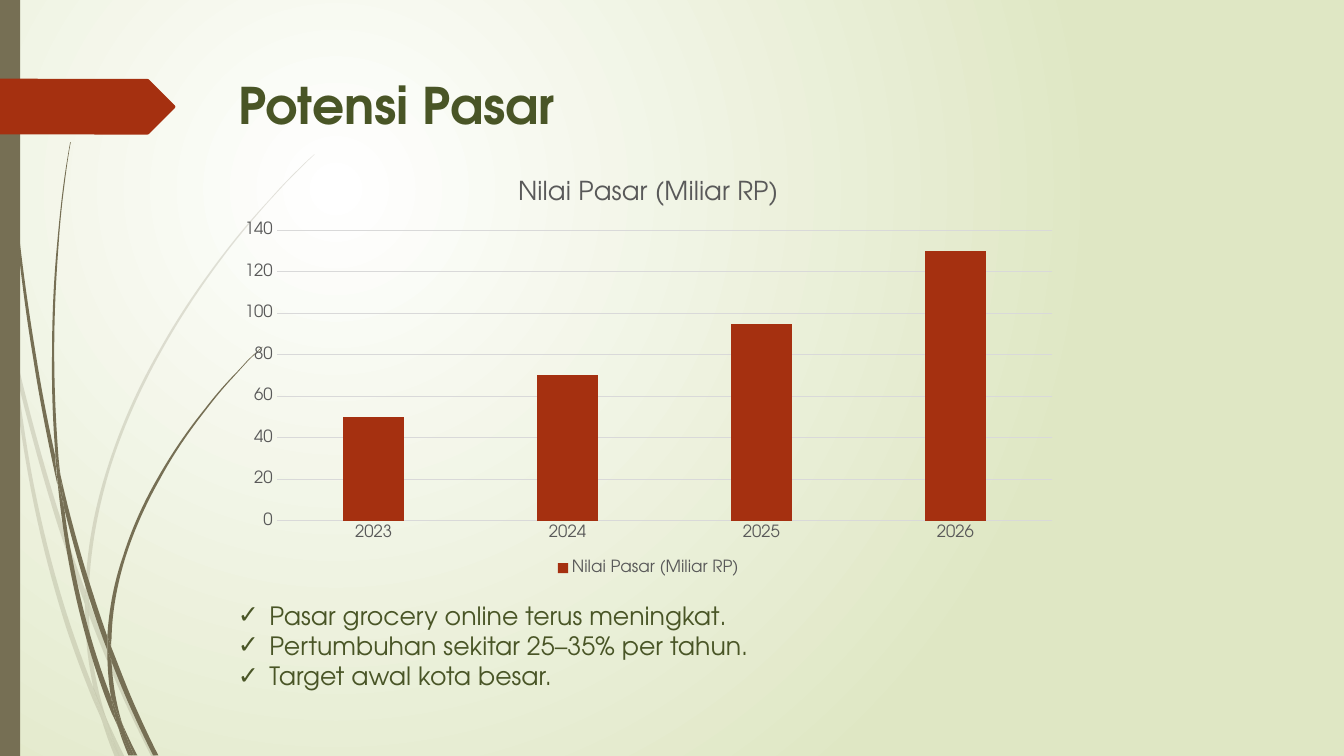
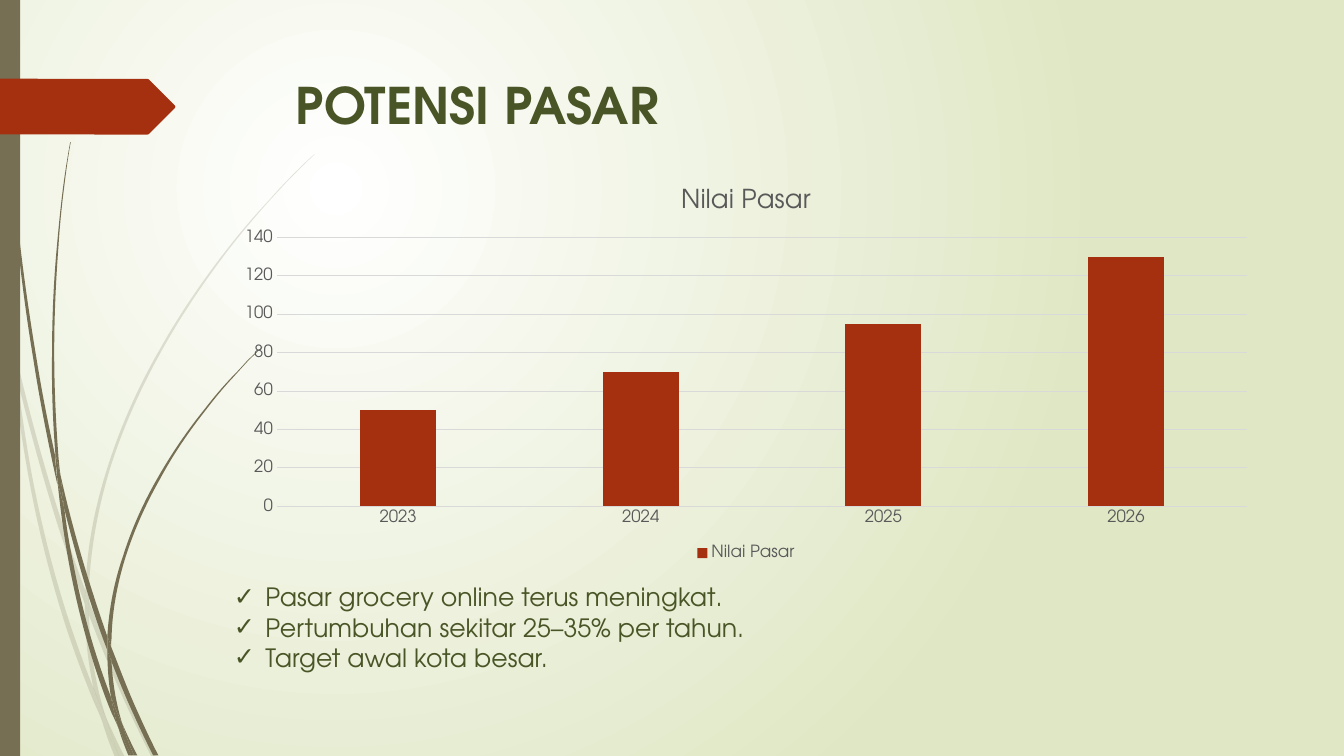
Before and after one commit to onysu/kursus, a slide deck: slide 4 of assets/files/Business-Pitch-Deck-7-Slide.pptx. Drawn at 1344x756 pixels with LibreOffice and Linux fonts; fonts in the diff are those of the drawing. Boxes give left, top, right and bottom in pixels: in the first picture for what was removed or moved away, otherwise in the second. Text is boxed around its words. In the diff, an @@ line names an element or a change of style, - is before the commit and + after.

```diff
--- a/assets/files/Business-Pitch-Deck-7-Slide.pptx
+++ b/assets/files/Business-Pitch-Deck-7-Slide.pptx
@@ title at [296, 86, 658, 125]: text changed @@
-Potensi Pasar
+POTENSI PASAR
@@ column chart at [224, 168, 1268, 565] @@
@@ title "Nilai Pasar (Miliar RP)" to "Nilai Pasar" @@
-Nilai Pasar (Miliar RP): 50, 70, 95, 130
+Nilai Pasar: 50, 70, 95, 130
@@ column chart: place and size @@
-column chart at [228, 160, 1069, 580]
+column chart at [224, 168, 1268, 565]
@@ text "Pasar grocery online terus meningkat.": place and size @@
-text "Pasar grocery online terus meningkat." at [269, 606, 748, 691]
+text "Pasar grocery online terus meningkat." at [265, 587, 744, 673]
```
Also in this commit, not shown: 4 other slides changed.
